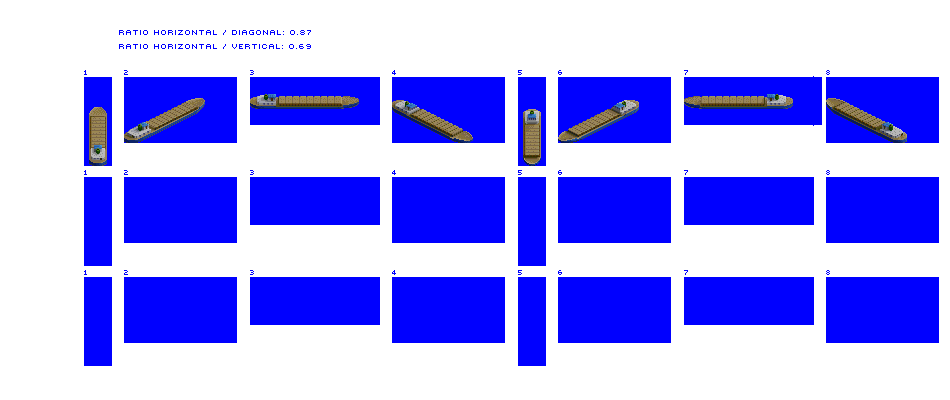
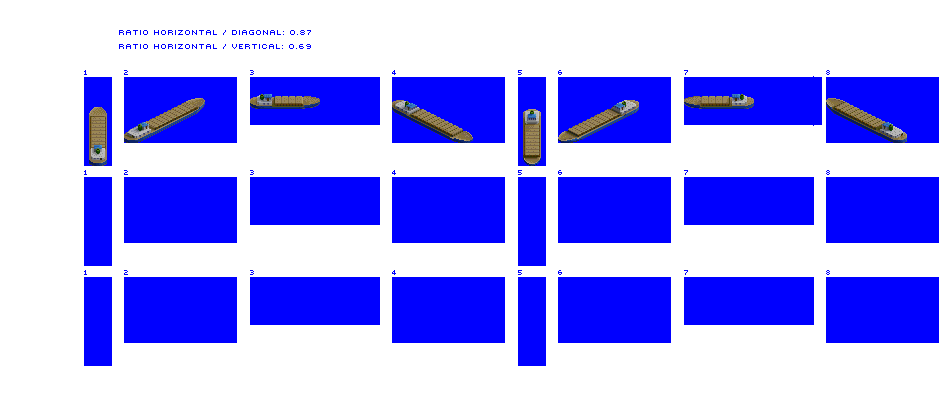
Layer changes from the first 950×400 image to the second:
painted on "River Boat" over 257, 94, 793, 109
